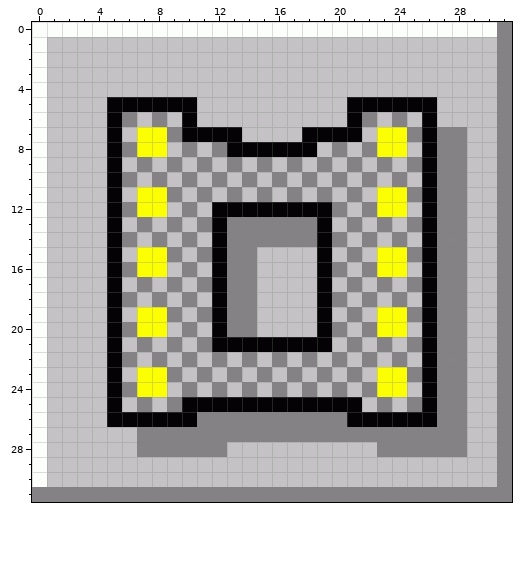
Edited in one commit: pixel-art sprite (src/ChipsChallenge/Images/socket.gif). The picture above was drawn from the file before the commit.
The file is 32x32 pixels.
Once edited:
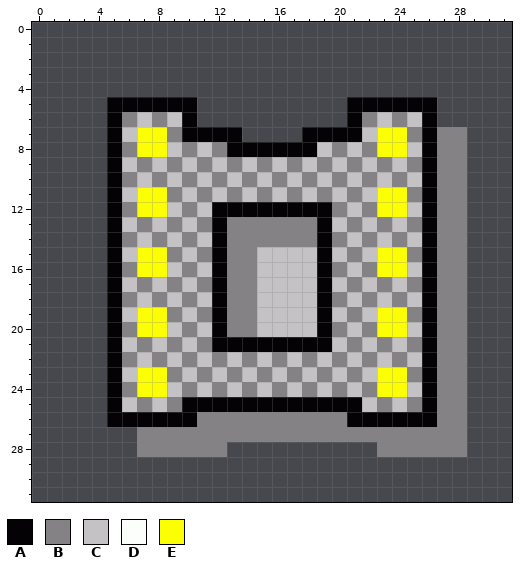
Palette (. is transparent): A #040204  B #848284  C #c4c2c4  D #fcfefc  E #fcfe04
What changed:
Colour B is gone in rows 0 to 30 at x 31; in row 31 at x 0 to 31.
Colour C is gone in rows 1 to 4 at x 1 to 30; in rows 5 to 6 at x 1 to 4, 11 to 20 and 27 to 30; in row 7 at x 1 to 4, 14 to 17 and 29 to 30; in rows 8 to 26 at x 1 to 4 and 29 to 30; in row 27 at x 1 to 6 and 29 to 30; in row 28 at x 1 to 6, 13 to 22 and 29 to 30.
Colour C is gone in rows 29 to 30 at x 1 to 30.
Colour D is gone in row 0 at x 0 to 30; in rows 1 to 30 at x 0.
Boxes around the changes in both pictures, in picture pixels (x1, y1, x2, y2):
erased: (32, 22, 512, 502)
